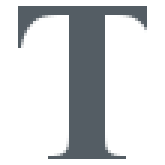
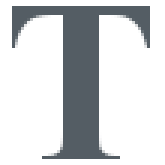
Before/after of a (165, 165) layered artwork. What changed in the layer stack:
renamed "T" to "Tm", painted on it over [12, 6, 150, 159]
